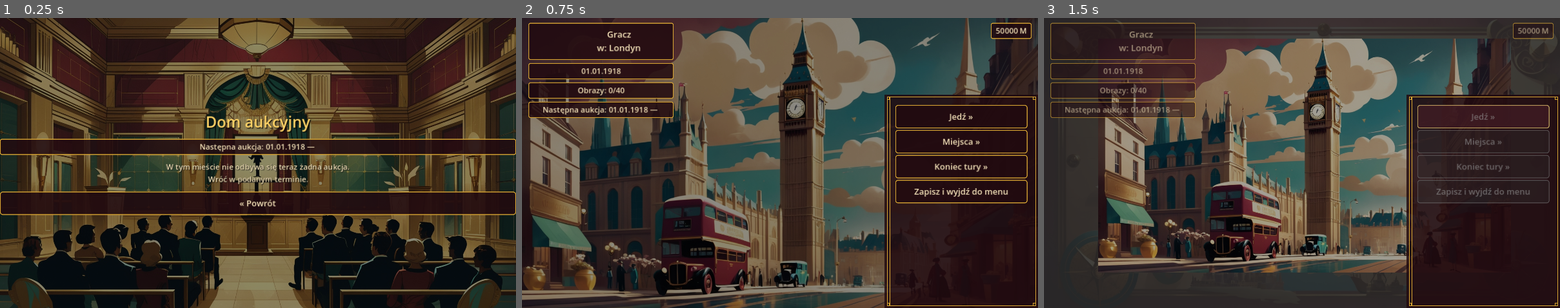
Above: before the commit, frames 1-3 (left to right).
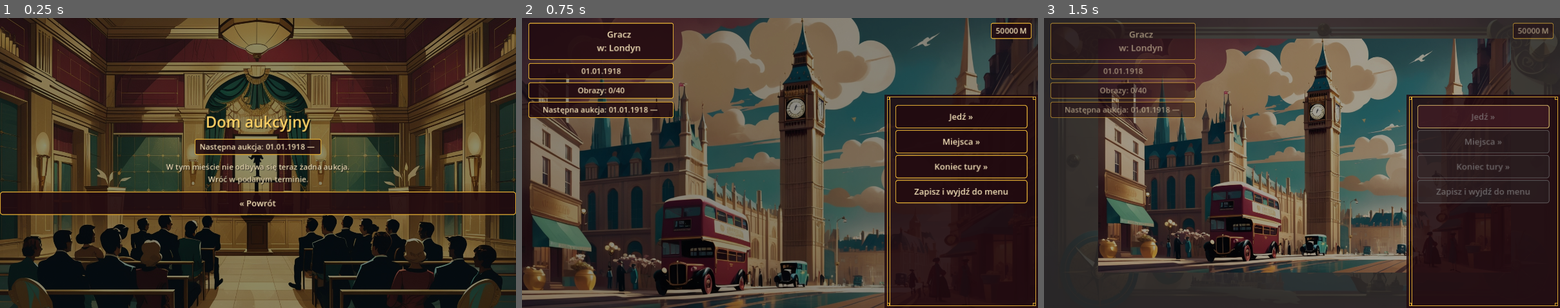
Above: after the commit, the same moments.

Repository: cinekm20/the-forger-retro-tycoon
Game: Godot game, scene res://scenes/auction_house/AuctionHouse.tscn
Same seed, same stepped clock (60 frames per second), same inputs: the game is played once before the commit and once after it. This scene is started directly instead of the project's main scene.
Inputs:
- Up to frame 1 (0.25 s): no input
- Up to frame 2 (0.75 s): click "« Powrót" at 0.5 s
- Up to frame 3 (1.5 s): click "Jedź »" at 1.25 s

The runs differ from the first frame. In frame 1, 3.4% of the frame differs, in the area x 0-100%, y 41-48%; in frame 2, nothing differs; in frame 3, nothing differs.

Commit message:
Popraw układ ekranu aukcji: zachodzenie treści, za wysokie ramki, czas
Zgłoszone przez użytkownika na zrzucie ekranu:

- Środkowa treść (termin aukcji, opis obrazu, "kto prowadzi") rozciągała
  się na PEŁNĄ szerokość ekranu (custom_minimum_size to tylko minimum, nie
  maksimum) i chowała się pod bocznymi ramkami graczy zamiast zostać
  wyśrodkowaną między nimi. Naprawione przez SIZE_SHRINK_CENTER na panelach
  tych skrzynek.
- Ramki graczy były za wysokie — dwie jedna pod drugą w tej samej kolumnie
  wychodziły poza dół ekranu. Skrócone: mniejszy awatar (48 zamiast 84),
  przyciski Podbij/Rezygnuję OBOK SIEBIE w jednym wierszu (zamiast jeden pod
  drugim), a pusta linijka statusu jest teraz chowana zamiast zostawiać
  martwe miejsce nad przyciskami.
- Pasek czasu przestał być przyklejony do prawego dolnego rogu (tam
  kolidował z prawą kolumną ramek) — przeniesiony do wspólnej, środkowej
  kolumny, tak jak reszta podsumowania.
- Boczne kolumny zaczynają się teraz niżej (200px, nie 130), żeby nie
  zachodzić na tytuł/wskaźnik tury/skrzynkę terminu u góry ekranu.

Co-Authored-By: Claude Sonnet 5 <noreply@anthropic.com>
Claude-Session: https://claude.ai/code/session_01WjdcGYSPdySvPA6GKCaWaN

Diff:
--- a/game/scenes/auction_house/AuctionHouse.gd
+++ b/game/scenes/auction_house/AuctionHouse.gd
@@ -80,7 +80,13 @@
 ## _build_player_frames. Środkowa treść (obraz + opis) zwężona odpowiednio
 ## (patrz painting_label/bid_label niżej), żeby zmieściła się między dwiema
 ## takimi kolumnami.
-const SIDE_FRAMES_TOP_OFFSET := 130.0
+##
+## 200 (nie 130) — musi zostawić miejsce na tytuł + wskaźnik tury + skrzynkę
+## terminu aukcji, które leżą NAD bocznymi kolumnami (te trzy zajmują razem
+## ok. 180px wysokości) — za mała wartość powodowała, że górna krawędź
+## pierwszej ramki gracza zachodziła na skrzynkę terminu (zgłoszone przez
+## użytkownika, zrzut ekranu).
+const SIDE_FRAMES_TOP_OFFSET := 200.0
 
 
 func _ready() -> void:
@@ -93,6 +99,12 @@
 	ScreenHelpers.make_turn_indicator(root)
 
 	schedule_label = ScreenHelpers.make_info_box(root, "")
+	## SIZE_SHRINK_CENTER — bez tego skrzynka rozciąga się na PEŁNĄ szerokość
+	## VBoxContainera (custom_minimum_size to tylko MINIMUM, nie maksimum),
+	## co przy bocznych ramkach graczy (patrz _build_player_frames) chowało
+	## się pod nimi zamiast zostać wyśrodkowaną w wolnym pasie na środku
+	## (zgłoszone przez użytkownika, zrzut ekranu: teksty zachodziły pod ramki).
+	schedule_label.get_parent().size_flags_horizontal = Control.SIZE_SHRINK_CENTER
 
 	if not Auctions.is_open(Travel.current_city):
 		ScreenHelpers.make_label(root, tr("W tym mieście nie odbywa się teraz żadna aukcja.\nWróć w podanym terminie."))
@@ -107,12 +119,13 @@
 
 
 ## Buduje UI aktywnej licytacji BEZ ramek graczy (patrz _build_player_frames
-## niżej, budowane osobno na bokach ekranu). Nazwa/opis obrazu i skrzynka
-## "kto prowadzi" zostają jako wspólne, centralne podsumowanie — po bokach
-## dochodzą osobne ramki per gracz z ich WŁASNYMI przyciskami (patrz
-## _build_player_frame). Malejący czas + przycisk powrotu zostają w pasku
-## przyklejonym do prawego dolnego rogu, tak jak dawniej — ale bez przycisków
-## podbicia/rezygnacji, które teraz są w ramkach graczy.
+## niżej, budowane osobno na bokach ekranu). Nazwa/opis obrazu, skrzynka
+## "kto prowadzi", malejący czas i przycisk powrotu zostają jako wspólne,
+## WYŚRODKOWANE podsumowanie na środku ekranu (między bocznymi kolumnami
+## ramek graczy — SIZE_SHRINK_CENTER na panelach, patrz komentarze niżej,
+## inaczej rozciągają się na pełną szerokość i chowają się pod bocznymi
+## ramkami) — po bokach dochodzą osobne ramki per gracz z ich WŁASNYMI
+## przyciskami podbicia/rezygnacji (patrz _build_player_frame).
 func _build_active_auction_ui(root: VBoxContainer) -> void:
 	root.alignment = BoxContainer.ALIGNMENT_BEGIN
 
@@ -121,8 +134,12 @@
 	## 500 (nie 760 jak wcześniej) — ekran ma teraz dwie boczne kolumny ramek
 	## graczy (patrz _build_player_frames, SIDE_PANEL_WIDTH=380 każda), więc
 	## środkowa treść musi się zwęzić, żeby wszystko zmieściło się w 1280px
-	## szerokości viewportu (project.godot).
+	## szerokości viewportu (project.godot). SIZE_SHRINK_CENTER na PANELU
+	## (nie tylko custom_minimum_size na etykiecie) — bez tego panel i tak
+	## rozciąga się na pełną szerokość VBoxContainera i chowa się pod
+	## bocznymi ramkami (ten sam fix co przy schedule_label wyżej).
 	painting_label.custom_minimum_size = Vector2(500, 0)
+	painting_label.get_parent().size_flags_horizontal = Control.SIZE_SHRINK_CENTER
 
 	root.add_child(_make_expand_spacer())
 
@@ -160,6 +177,7 @@
 	## Jedna wspólna, oprawiona skrzynka na portret PROWADZĄCEGO (może być
 	## KTÓRYKOLWIEK z obecnych graczy, nie tylko "Ty") + tekst oferty.
 	var bid_row := ScreenHelpers.make_boxed_row(root)
+	bid_row.get_parent().size_flags_horizontal = Control.SIZE_SHRINK_CENTER  ## patrz schedule_label wyżej
 
 	leader_portrait_rect = TextureRect.new()
 	leader_portrait_rect.custom_minimum_size = Vector2(84, 84)
@@ -181,12 +199,18 @@
 
 	status_label = ScreenHelpers.make_label(root, "")
 
-	var action_root := ScreenHelpers.make_root_bottom(self, true, 300.0, true)
-	timer_label = ScreenHelpers.make_label(action_root, "")
+	## Pasek czasu NIE jest już przyklejony do prawego dolnego rogu
+	## (make_root_bottom) — tam kolidował z prawą kolumną ramek graczy
+	## (zgłoszone przez użytkownika, zrzut ekranu: pasek czasu nachodził na
+	## ramkę gracza). Zamiast tego to zwykłe dziecko środkowej kolumny root,
+	## więc zawsze zostaje w wolnym pasie na środku, między bocznymi
+	## kolumnami, niezależnie od tego, ile ramek jest po której stronie.
+	timer_label = ScreenHelpers.make_label(root, "")
 	timer_label.add_theme_color_override("font_color", ScreenHelpers.COLOR_GOLD_BRIGHT)
 
 	timer_bar = ProgressBar.new()
 	timer_bar.custom_minimum_size = Vector2(220, 20)
+	timer_bar.size_flags_horizontal = Control.SIZE_SHRINK_CENTER
 	timer_bar.show_percentage = false
 	timer_bar.min_value = 0.0
 	timer_bar.max_value = BID_TIME_LIMIT
@@ -201,11 +225,11 @@
 	bar_fill.set_corner_radius_all(4)
 	timer_bar.add_theme_stylebox_override("background", bar_bg)
 	timer_bar.add_theme_stylebox_override("fill", bar_fill)
-	action_root.add_child(timer_bar)
+	root.add_child(timer_bar)
 
 	## Zastępuje przyciski Podbij/Rezygnuj (teraz w ramkach graczy) dopiero
 	## po rozstrzygnięciu aukcji — do tego momentu ukryty.
-	back_btn = ScreenHelpers.make_back_button(action_root)
+	back_btn = ScreenHelpers.make_back_button(root)
 	back_btn.visible = false
 
 
@@ -230,6 +254,12 @@
 ## KONKRETNYM graczem, więc _on_bid_pressed/_on_resign_pressed zawsze wiedzą,
 ## w czyim imieniu działają, niezależnie od tego, kto jest aktualnie
 ## "aktywnym" graczem hot-seatu (Players.active_index).
+##
+## Celowo zwarta (zgłoszone przez użytkownika: "dolny kwadrat wychodzi poza"
+## — dwie ramki jedna pod drugą w kolumnie nie mieściły się w pionie):
+## awatar 48×48 (nie 84), przyciski OBOK SIEBIE w jednym wierszu (nie jeden
+## pod drugim), a pusta linia statusu jest CHOWANA (nie tylko pusta), gdy
+## akurat nic nie ma do pokazania — patrz _update_frame.
 func _build_player_frame(parent: Container, index: int) -> void:
 	var column := ScreenHelpers.make_boxed_column(parent)
 
@@ -239,7 +269,7 @@
 	var avatar_center := CenterContainer.new()
 	column.add_child(avatar_center)
 	var avatar_rect := TextureRect.new()
-	avatar_rect.custom_minimum_size = Vector2(64, 64)
+	avatar_rect.custom_minimum_size = Vector2(48, 48)
 	avatar_rect.expand_mode = TextureRect.EXPAND_IGNORE_SIZE
 	avatar_rect.stretch_mode = TextureRect.STRETCH_KEEP_ASPECT_CENTERED
 	var avatar_path := Players.get_avatar_path(index)
@@ -250,8 +280,15 @@
 	var money_label := ScreenHelpers.make_label(column, "")
 	var status_label_frame := ScreenHelpers.make_label(column, "")
 
-	var bid_btn := ScreenHelpers.make_button(column, tr("Podbij (+10%)"), _on_bid_pressed.bind(index), 260.0)
-	var resign_btn := ScreenHelpers.make_button(column, tr("Rezygnuję"), _on_resign_pressed.bind(index), 260.0)
+	var button_row := HBoxContainer.new()
+	button_row.alignment = BoxContainer.ALIGNMENT_CENTER
+	button_row.add_theme_constant_override("separation", 8)
+	column.add_child(button_row)
+	## Sam tekst skrócony do "Podbij" (bez powtarzania "+10%" w każdej z do
+	## 4 ramek) — przy szerokości 150px (nie 320 jak domyślnie) dłuższy
+	## napis albo się przycinał, albo wymuszał zawijanie i wyższy przycisk.
+	var bid_btn := ScreenHelpers.make_button(button_row, tr("Podbij"), _on_bid_pressed.bind(index), 150.0)
+	var resign_btn := ScreenHelpers.make_button(button_row, tr("Rezygnuję"), _on_resign_pressed.bind(index), 150.0)
 
 	player_frames[index] = {
 		"money_label": money_label,
@@ -369,7 +406,11 @@
 	var estimated_value := Paintings.get_estimated_value(current_number)
 	var next_bid := current_bid + estimated_value * BID_INCREMENT_RATIO
 	if not Players.player_can_afford(index, next_bid):
+		## visible = true jawnie — status_label bywa ukryty (patrz
+		## _update_frame), gdy nie ma nic do pokazania; sam zapis tekstu, bez
+		## odkrycia etykiety, zostałby niewidoczny.
 		player_frames[index]["status_label"].text = tr("Za mało gotówki na taką ofertę.")
+		player_frames[index]["status_label"].visible = true
 		return
 	current_bid = next_bid
 	current_leader = "player:%d" % index
@@ -501,6 +542,11 @@
 	elif player_forgery_warning.get(index, false):
 		status = tr("⚠ możliwa podróbka!")
 	frame["status_label"].text = status
+	## visible = false (nie tylko pusty tekst) — zgłoszone przez użytkownika:
+	## pusta linijka statusu zostawiała martwe miejsce nad przyciskami,
+	## wydłużając ramkę bez potrzeby (patrz zrzut ekranu — "pod gotówką jest
+	## miejsce do guzików").
+	frame["status_label"].visible = status != ""
 
 	## Prowadzący nie może "podbić samego siebie" — ta sama zasada co dla
 	## rywali w _apply_best_rival_counter_bid.
